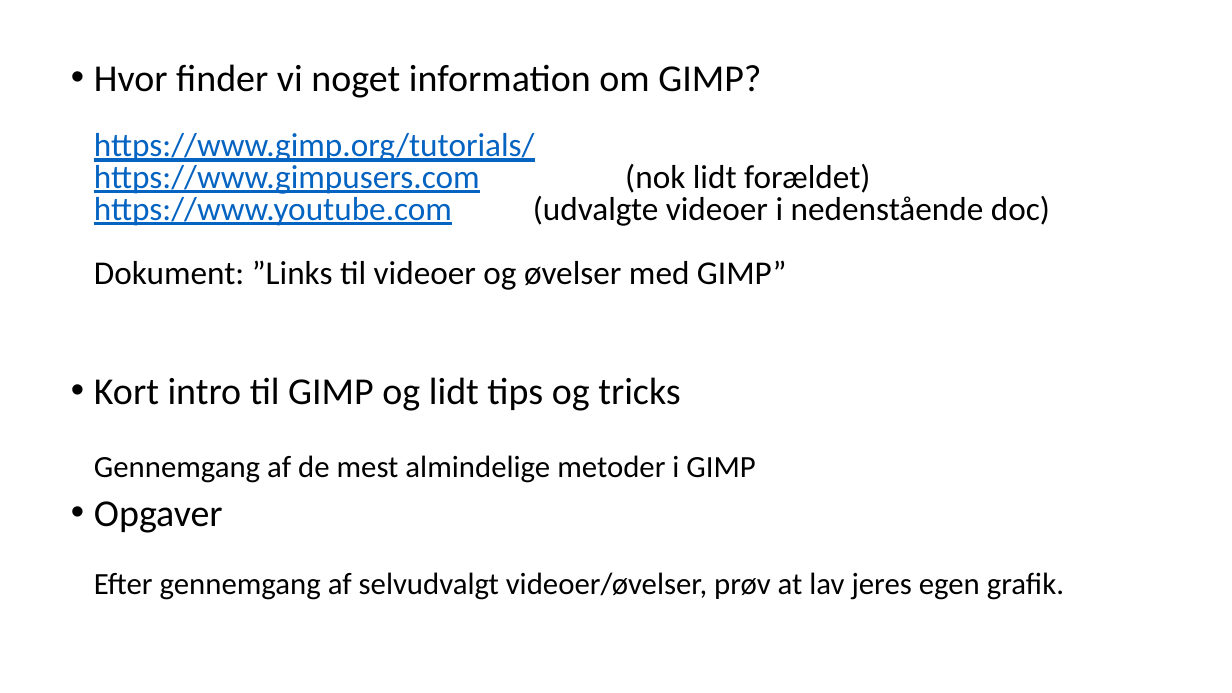
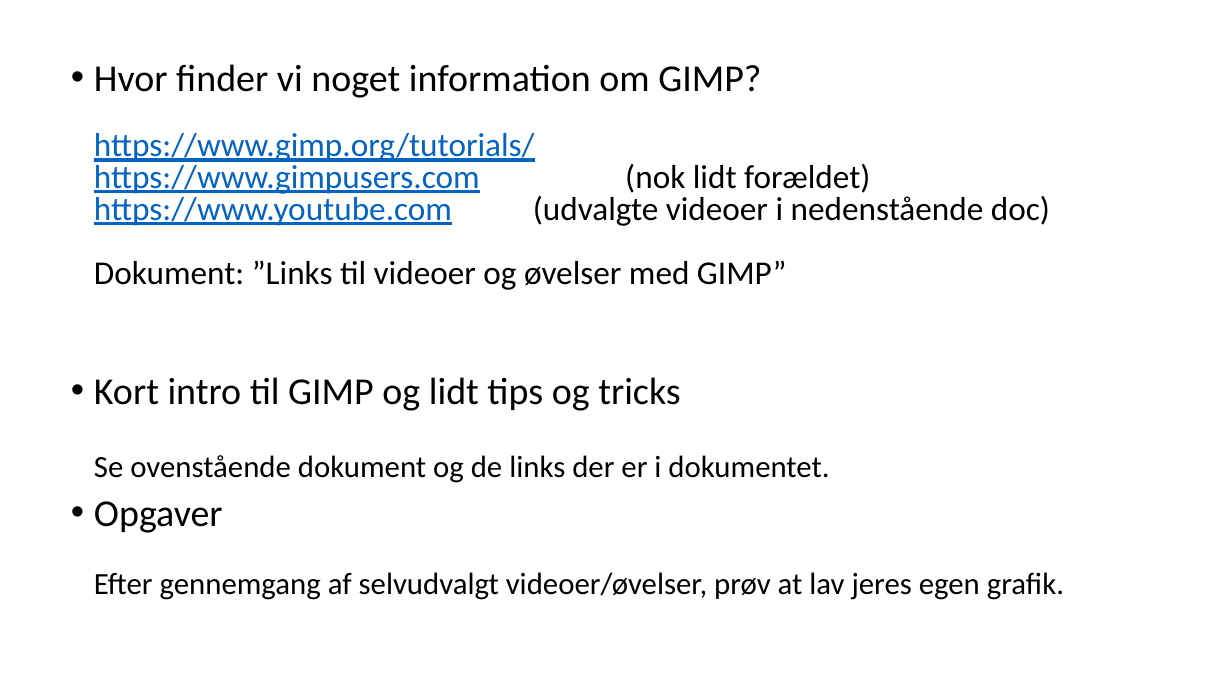
Before and after one commit to digitaltdesignlyngby/digitaltdesignlyngby.github.io, a slide deck: slide 6 of forlob7_grafik/DDU - grafik.pptx. Drawn at 1232x693 pixels with LibreOffice and Linux fonts; fonts in the diff are those of the drawing. Boxes give left, top, right and bottom in pixels: in the first picture for what was removed or moved away, otherwise in the second. Text is boxed around its words. In the diff, an @@ line names an element or a change of style, - is before the commit and + after.

```diff
--- a/forlob7_grafik/DDU - grafik.pptx
+++ b/forlob7_grafik/DDU - grafik.pptx
@@ text at [94,377,829,483]: text changed @@
-• Kort intro til GIMP og lidt tips og tricks
-  Gennemgang af de mest almindelige metoder i GIMP
+• Kort intro til GIMP og lidt tips og tricks
+  Se ovenstående dokument og de links der er i dokumentet.
```
Also in this commit, not shown: 1 other slide changed, 1 slide added, 1 slide removed, 5 other files.
